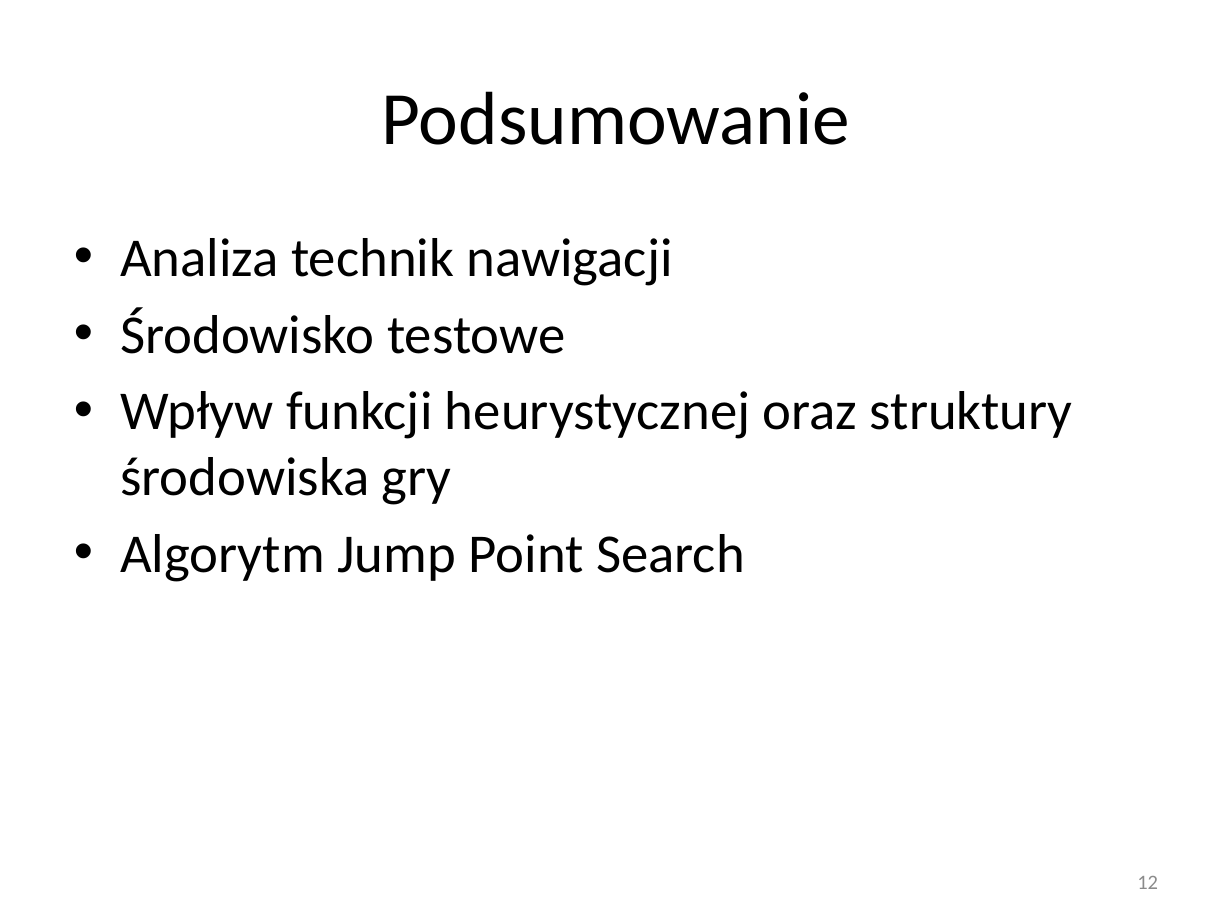
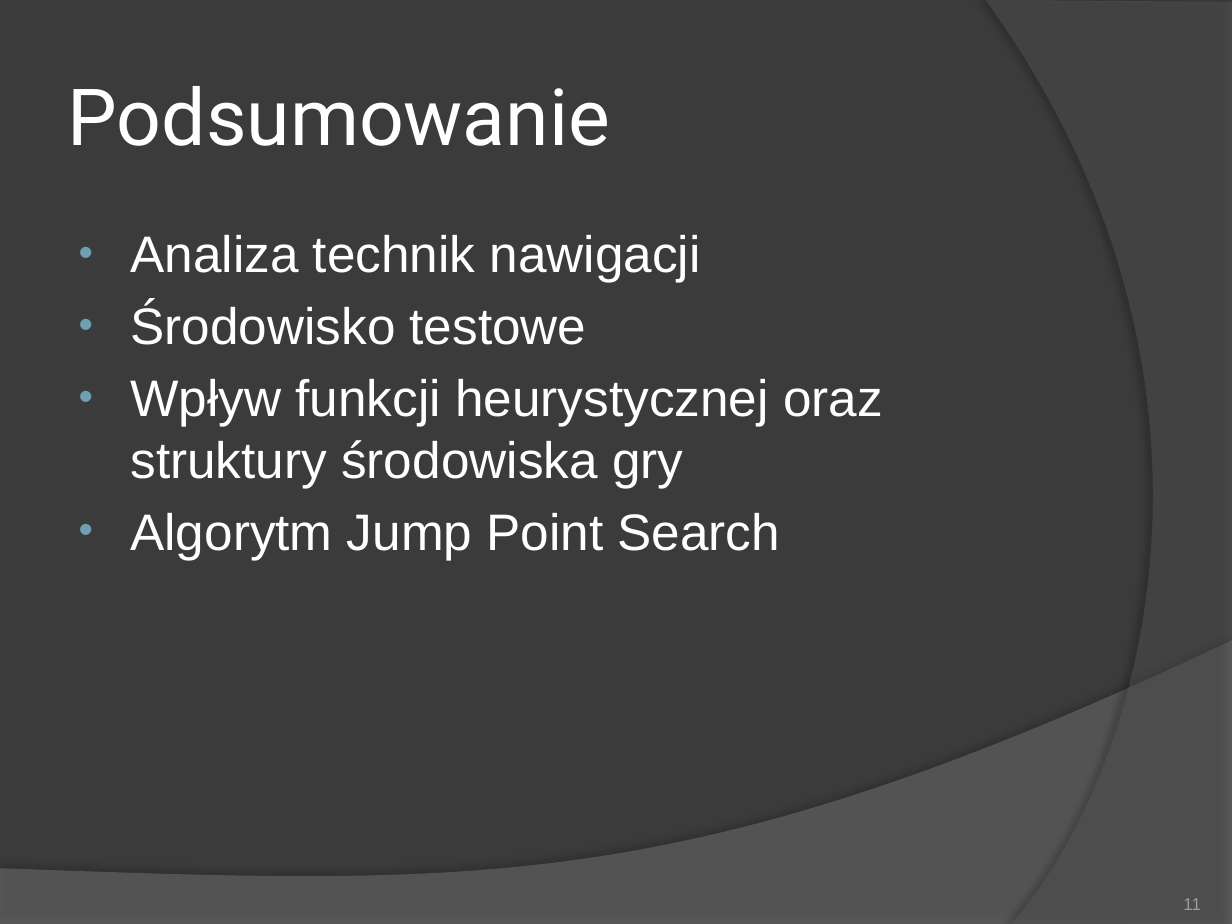
Before and after one commit to sskullgra/Character-Navigation, a slide deck: slide 11 of Nawigacja w grach komputerowych.pptx (slide 12 before the commit). Drawn at 1232x924 pixels with LibreOffice and Linux fonts; fonts in the diff are those of the drawing. Boxes give left, top, right and bottom in pixels: in the first picture for what was removed or moved away, otherwise in the second. Text is boxed around its words. In the diff, an @@ line names an element or a change of style, - is before the commit and + after.

```diff
--- a/Nawigacja w grach komputerowych.pptx
+++ b/Nawigacja w grach komputerowych.pptx
@@ background #FFFFFF to #3B3B3B @@
@@ freeform shape added at <box>986,0,1232,924</box>, fill #5E5E5E at 40% opacity @@
@@ title "Podsumowanie" at <box>68,86,610,146</box>: size 44 to 46 pt, font Calibri to Roboto, text colour #000000 to #FFFFFF; alignment centre to left @@
@@ text "Analiza technik nawigacji" at <box>130,235,883,560</box>: size 32 to 30 pt, font Calibri to Arial, text colour #000000 to #FFFFFF; indent changed @@
@@ freeform shape added at <box>0,641,1232,924</box>, fill #7F7F7F at 45% opacity @@
@@ page number at <box>1183,898,1201,910</box>: vertical alignment middle to bottom @@
@@ page number at <box>1183,898,1201,910</box>: text changed; size 12 to 10 pt; font Calibri to Arial; text colour #8C8C8C to #9D9B9A @@
-12
+11
```
Also in this commit, not shown: 11 other slides changed, 1 slide removed.
